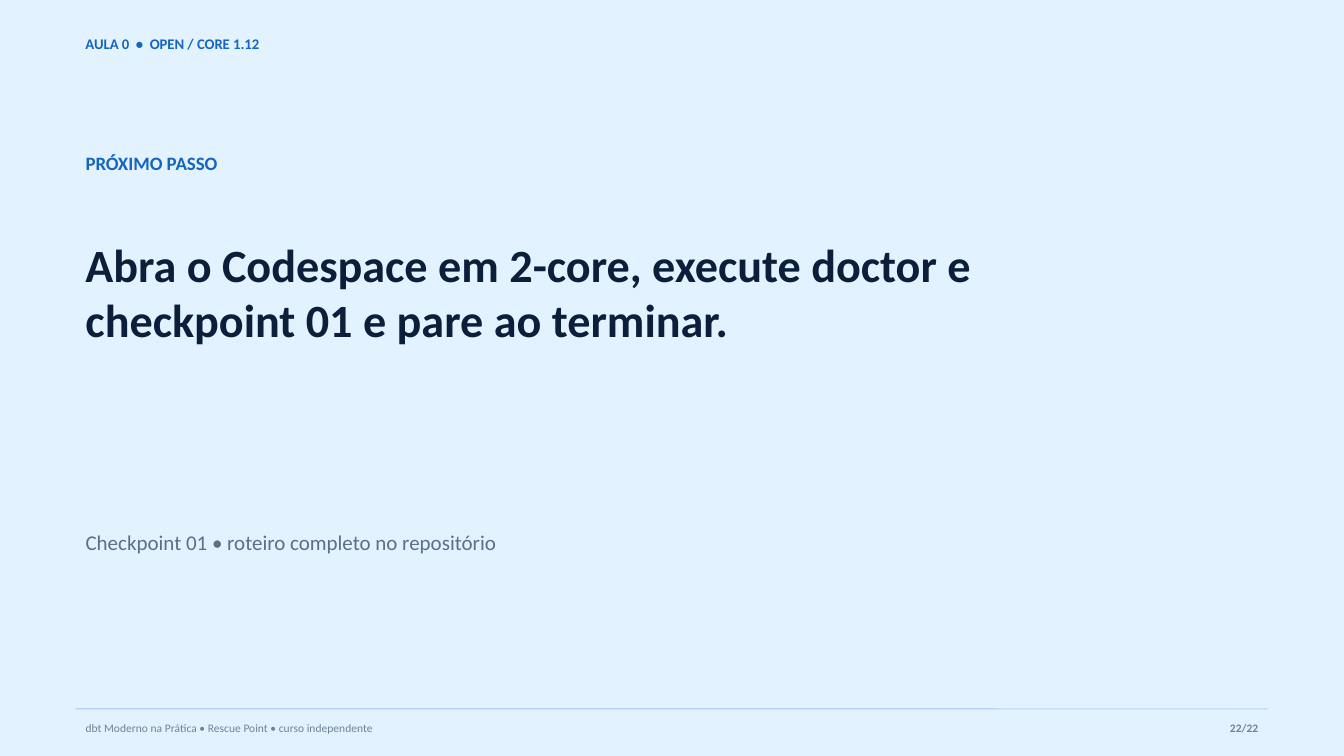
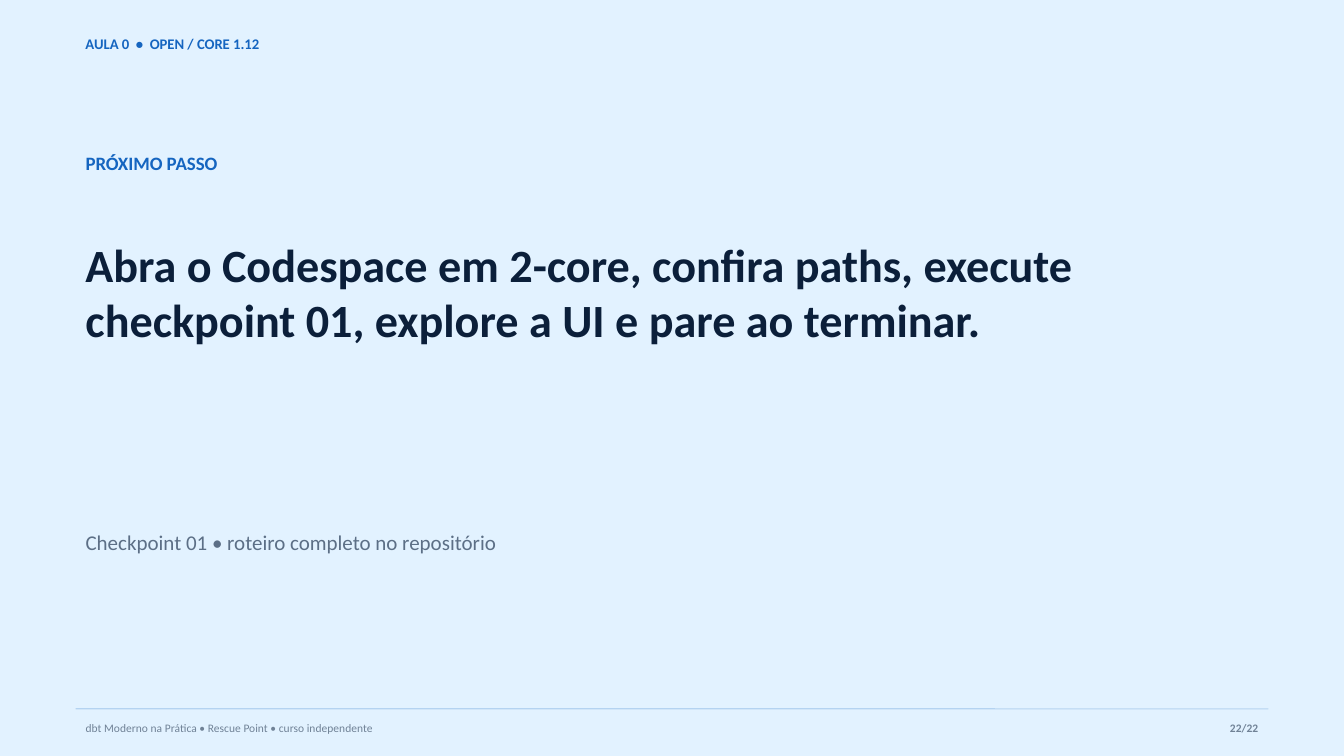
Before and after one commit to AnselmoBorges/dbt-moderno-na-pratica, a slide deck: slide 22 of assets/decks/aula-00-ambiente.pptx. Drawn at 1344x756 pixels with LibreOffice and Linux fonts; fonts in the diff are those of the drawing. Boxes give left, top, right and bottom in pixels: in the first picture for what was removed or moved away, otherwise in the second. Text is boxed around its words. In the diff, an @@ line names an element or a change of style, - is before the commit and + after.

```diff
--- a/assets/decks/aula-00-ambiente.pptx
+++ b/assets/decks/aula-00-ambiente.pptx
@@ text at (x1=85, y1=249, x2=1073, y2=345): text changed @@
-Abra o Codespace em 2-core, execute doctor e checkpoint 01 e pare ao terminar.
+Abra o Codespace em 2-core, confira paths, execute checkpoint 01, explore a UI e pare ao terminar.
```
Also in this commit, not shown: 8 other slides changed, 6 other files.
